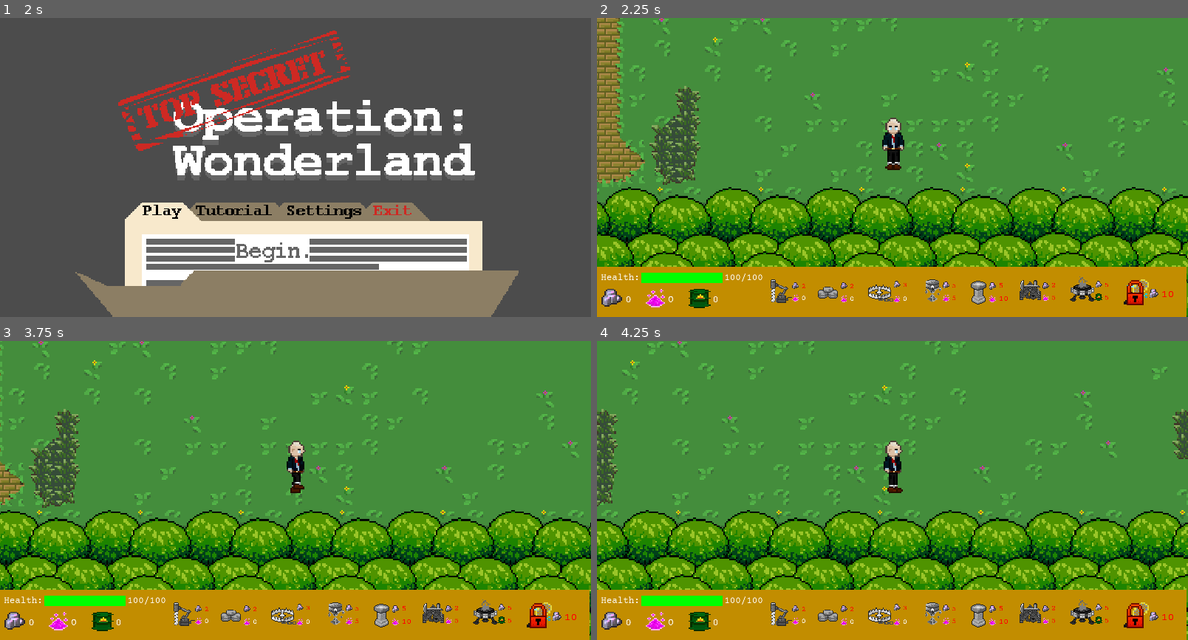
Above: before the commit, frames 1-4 (two rows, left to right).
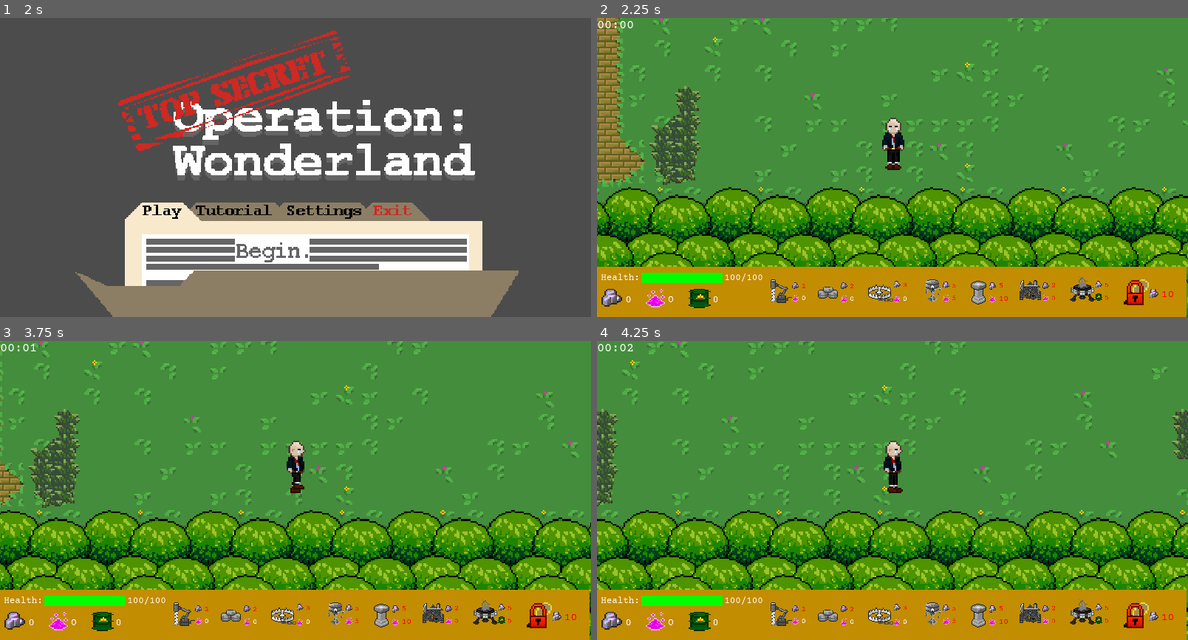
Above: after the commit, the same moments.

Repository: rakthalekk/CSC281-Project
Game: Godot game, scene res://src/MainMenu.tscn
Two runs of this game, one before a commit and one after it. Both use one fixed random seed, a clock stepped at 60 frames per second and the inputs below.
Inputs (mouse positions are in pixels of both pictures, inside the frame that each line leads up to):
- Up to frame 1 (2 s): click (159, 212) at 0.5 s; click (159, 212) at 1.25 s
- Up to frame 2 (2.25 s): click (868, 248) at 2 s
- Up to frame 3 (3.75 s): click (537, 616) at 2.75 s; tap Enter at 3.5 s; move the mouse to (425, 475) at 3.52 s; hold D (right) from 3.53 s (still down); hold 1 (1) from 3.53 s (still down)
- Up to frame 4 (4.25 s): keep holding D (right); keep holding 1 (1); tap 2 (2) at 3.8 s

Frame 1 is identical in both runs. In frame 2, less than 0.1% of the frame differs, in the area x 0-94%, y 0-94%; in frame 3, less than 0.1%; in frame 4, less than 0.1%.

Commit message:
7 key and timer

Diff:
--- a/281-Project/project.godot
+++ b/281-Project/project.godot
@@ -176,6 +176,11 @@
 "events": [ Object(InputEventKey,"resource_local_to_scene":false,"resource_name":"","device":0,"alt":false,"shift":false,"control":false,"meta":false,"command":false,"pressed":false,"scancode":0,"physical_scancode":54,"unicode":0,"echo":false,"script":null)
  ]
 }
+7={
+"deadzone": 0.5,
+"events": [ Object(InputEventKey,"resource_local_to_scene":false,"resource_name":"","device":0,"alt":false,"shift":false,"control":false,"meta":false,"command":false,"pressed":false,"scancode":0,"physical_scancode":55,"unicode":0,"echo":false,"script":null)
+ ]
+}
 pause={
 "deadzone": 0.5,
 "events": [ Object(InputEventKey,"resource_local_to_scene":false,"resource_name":"","device":0,"alt":false,"shift":false,"control":false,"meta":false,"command":false,"pressed":false,"scancode":0,"physical_scancode":16777217,"unicode":0,"echo":false,"script":null)
--- a/281-Project/src/BearTrap.gd
+++ b/281-Project/src/BearTrap.gd
@@ -19,7 +19,7 @@
 			target.damage(50, Vector2.ZERO)
 		elif target.is_in_group("Snake"):
 			target.damage(20)
-		call_deferred("toggle_hitbox", true)
+	call_deferred("toggle_hitbox", true)
 
 
 func toggle_hitbox(off):
--- a/281-Project/src/Global.gd
+++ b/281-Project/src/Global.gd
@@ -5,6 +5,7 @@
 var the_chosen_one = null
 var kill_count = 0
 var frog_num = 0
+var time = 0.0
 
 var difficulty = 1 # 0, 1, or 2
 var music = 0.5
--- a/281-Project/src/HUD.gd
+++ b/281-Project/src/HUD.gd
@@ -46,6 +46,12 @@
 
 func _process(delta):
 	#$"Coords".set_text("X: " + str(get_parent().playerCoords[0]) + "\nY: " + str(get_parent().playerCoords[1]))
+
+	Global.time = 9999 - $GameTimer.time_left
+	var minutes = int(Global.time / 60)
+	var seconds = Global.time - minutes * 60
+
+	$TimeLabel.set_text(("%02d" % minutes) + ":" + ("%02d" % seconds))
 
 	if Global.selected_item:
 		if Global.selected_item == "drill":
--- a/281-Project/src/HUD.tscn
+++ b/281-Project/src/HUD.tscn
@@ -76,6 +76,10 @@
 
 [sub_resource type="Theme" id=10]
 
+[sub_resource type="DynamicFont" id=14]
+size = 32
+font_data = ExtResource( 14 )
+
 [node name="HUD" type="CanvasLayer"]
 script = ExtResource( 7 )
 
@@ -517,6 +521,7 @@
 [node name="Fairy Swatter" type="AnimatedSprite" parent="."]
 position = Vector2( 1368, 696 )
 frames = SubResource( 9 )
+frame = 2
 playing = true
 
 [node name="Fairy Swatter Lock" type="TextureButton" parent="Fairy Swatter"]
@@ -590,6 +595,16 @@
 rect_scale = Vector2( 0.75, 0.75 )
 texture_normal = ExtResource( 17 )
 
+[node name="TimeLabel" type="Label" parent="."]
+margin_right = 136.0
+margin_bottom = 36.0
+custom_fonts/font = SubResource( 14 )
+text = "59:59"
+
+[node name="GameTimer" type="Timer" parent="."]
+wait_time = 9999.0
+autostart = true
+
 [connection signal="toggled" from="Drill Item" to="." method="_on_Drill_Item_toggled"]
 [connection signal="toggled" from="Wall Item" to="." method="_on_Wall_Item_toggled"]
 [connection signal="toggled" from="Bear Trap Item" to="." method="_on_Bear_Trap_Item_toggled"]
--- a/281-Project/src/Player.gd
+++ b/281-Project/src/Player.gd
@@ -203,6 +203,9 @@
 	elif event.is_action_pressed("6"):
 		if check_afford(5):
 			Global.set_selected_item(5)
+	elif event.is_action_pressed("7"):
+		if check_afford(6):
+			Global.set_selected_item(6)
 
 
 func check_afford(idx):
--- a/281-Project/src/WinMenu.gd
+++ b/281-Project/src/WinMenu.gd
@@ -1,4 +1,12 @@
 extends Control
+
+
+func _ready():
+	var minutes = int(Global.time / 60)
+	var seconds = Global.time - minutes * 60
+
+	$TimeLabel.set_text("Completed in " + ("%02d" % minutes) + ":" + ("%02d" % seconds))
+
 
 func _on_StartButton_pressed():
 	get_tree().change_scene("res://src/Main.tscn")
--- a/281-Project/src/WinMenu.tscn
+++ b/281-Project/src/WinMenu.tscn
@@ -1,10 +1,15 @@
-[gd_scene load_steps=6 format=2]
+[gd_scene load_steps=8 format=2]
 
 [ext_resource path="res://src/WinMenu.gd" type="Script" id=1]
 [ext_resource path="res://assets/Menus/win.png" type="Texture" id=2]
 [ext_resource path="res://assets/Menus/quit.png" type="Texture" id=3]
 [ext_resource path="res://assets/Menus/tryagain.png" type="Texture" id=4]
 [ext_resource path="res://assets/Menus/mainmenubutton.png" type="Texture" id=5]
+[ext_resource path="res://assets/Menus/Courier_Prime/CourierPrime-Regular.ttf" type="DynamicFontData" id=6]
+
+[sub_resource type="DynamicFont" id=1]
+size = 32
+font_data = ExtResource( 6 )
 
 [node name="WinMenu" type="Control"]
 anchor_right = 1.0
@@ -45,6 +50,16 @@
 "_edit_use_anchors_": false
 }
 
+[node name="TimeLabel" type="Label" parent="."]
+anchor_top = 1.0
+anchor_bottom = 1.0
+margin_left = 608.0
+margin_top = -104.0
+margin_right = 968.0
+margin_bottom = -48.0
+custom_fonts/font = SubResource( 1 )
+text = "Completed in 33:33"
+
 [connection signal="pressed" from="QuitButton" to="." method="_on_QuitButton_pressed"]
 [connection signal="pressed" from="RestartButton" to="." method="_on_StartButton_pressed"]
 [connection signal="pressed" from="MainMenuButton" to="." method="_on_MainMenuButton_pressed"]
Not shown, added: 281-Project/exports/Operation_Wonderland_Web/index.apple-touch-icon.png.import
Not shown, added: 281-Project/exports/Operation_Wonderland_Web/index.icon.png.import
Not shown, added: 281-Project/exports/Operation_Wonderland_Web/index.png.import
Not shown: 1 places in 281-Project/src/HUD.tscn that only renumber resources
Not shown: 5 places in 281-Project/src/Tutorial.tscn that only renumber resources
Not shown, added: 281-Project/exports/Operation_Wonderland_Linux.zip
Not shown, changed: 281-Project/exports/Operation_Wonderland_Linux/Operation_Wonderland.pck
Not shown, added: 281-Project/exports/Operation_Wonderland_Web.zip
Not shown, changed: 281-Project/exports/Operation_Wonderland_Web/index.html
Not shown, changed: 281-Project/exports/Operation_Wonderland_Web/index.pck
Not shown, changed: 281-Project/exports/Operation_Wonderland_Windows.zip
Not shown, changed: 281-Project/exports/Operation_Wonderland_Windows/Operation_Wonderland.pck
